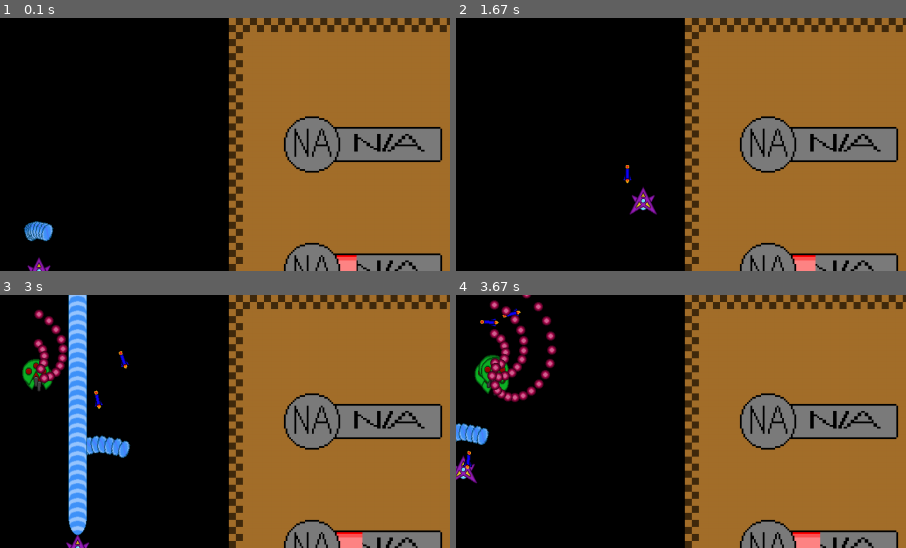
Above: before the commit, frames 1-4 (two rows, left to right).
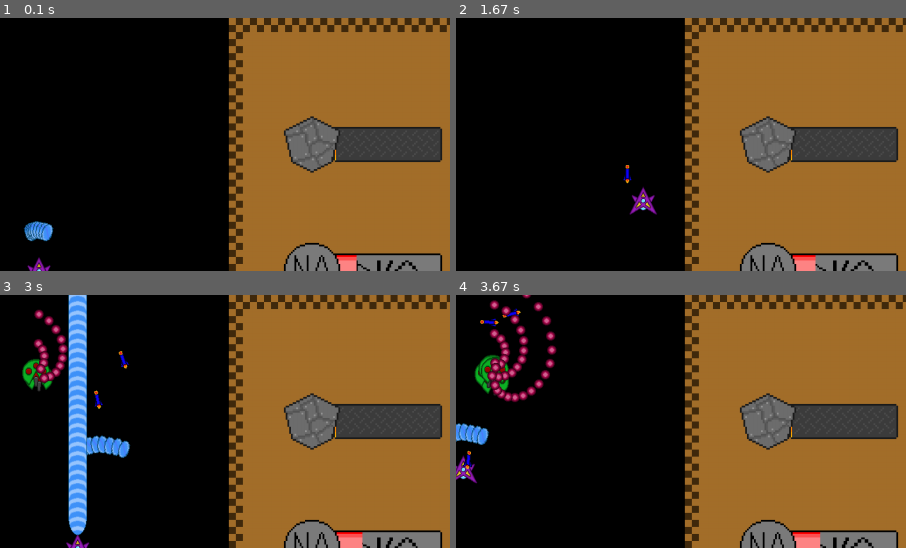
Above: after the commit, the same moments.

Repository: brendan-silva/Cosmic-bullet
Game: pygame game, started from test_level.py
Two runs of this game, one before a commit and one after it. Both use one fixed random seed, a clock stepped at 60 frames per second and the inputs below.
Inputs:
- Up to frame 1 (0.1 s): no input
- Up to frame 2 (1.67 s): hold Right 0.33-0.8 s; hold Up 0.83-1.13 s; tap Z at 1.17, 1.57 s; hold Right from 1.5 s (still down)
- Up to frame 3 (3 s): tap Z at 1.87, 2.07, 2.37, 2.63, 2.97 s; release Right at 1.97 s; hold Left 2-2.53 s; hold Down 2.57-2.87 s; hold Left from 2.9 s (still down)
- Up to frame 4 (3.67 s): tap Z at 3.27, 3.4 s; release Left at 3.3 s; hold Up from 3.33 s (still down)
The pictures show only the part of the screen within x 46-96%, y 0-50%; the shares and areas given below are measured in that part.

The runs differ from the first frame. In frame 1, 4.1% of the frame differs, in the area x 63-99%, y 38-62%; in frame 2, 4.1%; in frame 3, 4.1%; in frame 4, 4.1%.

Commit message:
Finished working on bars

Diff:
--- a/engine.py
+++ b/engine.py
@@ -10,8 +10,8 @@
 Playermove = Vector2(0, 0)
 Playerlaseroff = True
 Playerlasercool = 0
-Playerhp=999#3
-Playerscrap=0
+Playerhp=1
+Playerscrap=1
 PlayerEXcharge = 50
 Score=0
 itemimage=[[pygame.image.load("Sprites\items\itemEnergy1.png"),
@@ -31,6 +31,8 @@
 WHITE = (255, 255, 255)
 DARKBLUE = (35,33,87)
 LIGHTBLUE = (79,90,154)
+TEST = (255,0,0)
+
 
 scene_lib = {}
 scene_change = None
@@ -338,7 +340,7 @@
         else:
             self.xhold = False
         if PlayerEXcharge<=0:
-                self.EXchargeON = False
+                self.EXchargeON =False
                 Playerlaseroff = True
         if pressed_keys[K_c]:
             if not self.chold:
@@ -565,7 +567,7 @@
                 itemscale-=1
         spawn(item(pos+pygame.Vector2.rotate(pygame.Vector2(0,random.randrange(0 ,area)),random.randrange(0,360)),
                 itemimage[itemtype][itemscale],
-                10**itemscale))
+                10**itemscale,itemtype))
         itemvalues[itemtype]-=10**itemscale
 
 class Bullet(GameObject):
@@ -975,27 +977,30 @@
         self.bar = pygame.transform.scale(self.bar,(math.ceil(180*(self.val/self.max)),54))
         self.image.fill((164,111,43))
         self.image.blits([(self.bg,(84,18)),(self.bar,(87,21)),(self.icon,(0,0))])
+        self.sprite.image = self.image
+        self.sprite.rect = self.sprite.image.get_rect()
 
 class scrap_bar(statusbar):
+
     def __init__(self,x,y):
-        super().__init__(x,y)
-        self.root = "Scrapbar"
+        super().__init__(x,y,folder="Scrapbar")
         self.max = 75 + 25 * Playerhp
         self.val = Playerscrap
     def update(self,dt):
         global Playerhp
+        global Playerscrap
         self.max = 75 + 25 * Playerhp
         self.val = Playerscrap
-        while self.val > self.max:
-            self.val -= self.max
+        if self.val >= self.max:
+            Playerscrap -= self.max
+            self.val = Playerscrap
             Playerhp += 1
             self.max = 75 + 25 * Playerhp
         super().update(dt)
 
 class energy_bar(statusbar):
     def __init__(self,x,y):
-        super().__init__(x,y)
-        self.root = "Energybar"
+        super().__init__(x,y,folder="Energybar")
         self.max = 250
         self.val = PlayerEXcharge
     def update(self,dt):
--- a/test_level.py
+++ b/test_level.py
@@ -66,7 +66,7 @@
             2,
             [0,0,0,0],
             [0,72,0,0],
-            505,
+            5,
             [
                 shotdata(
                     Transform2D(0, 0, 0),
@@ -81,7 +81,7 @@
                 )
             ],
             100,
-            [111,111,111,100]
+            [0,111,0,100]
         ),
         sidebar(-324,432),
         sidebar(768,432),
@@ -89,14 +89,4 @@
         energy_bar(-555,0)
     )
     return new_scene
-
-
-def test() -> Scene:
-    new_scene = Scene(
-        statusbar(-555,216),
-        background(-324,432,"Sprites\sidebar.png"),
-        background(768,432,"Sprites\sidebar.png")
-    )
-    return new_scene
-
-main('stage_2',lib={'test':test(),'stage_1':stage_1(),'stage_2':stage_2()})
+main('stage_2',lib={'stage_1':stage_1(),'stage_2':stage_2()})
Binary file added: Sprites/Energybar/BG.png
Binary file added: Sprites/Energybar/Bar.png
Binary file added: Sprites/Energybar/Icon.png
Binary file added: Sprites/Scrapbar/BG.png
Binary file added: Sprites/Scrapbar/Bar.png
Binary file added: Sprites/Scrapbar/Icon.png
